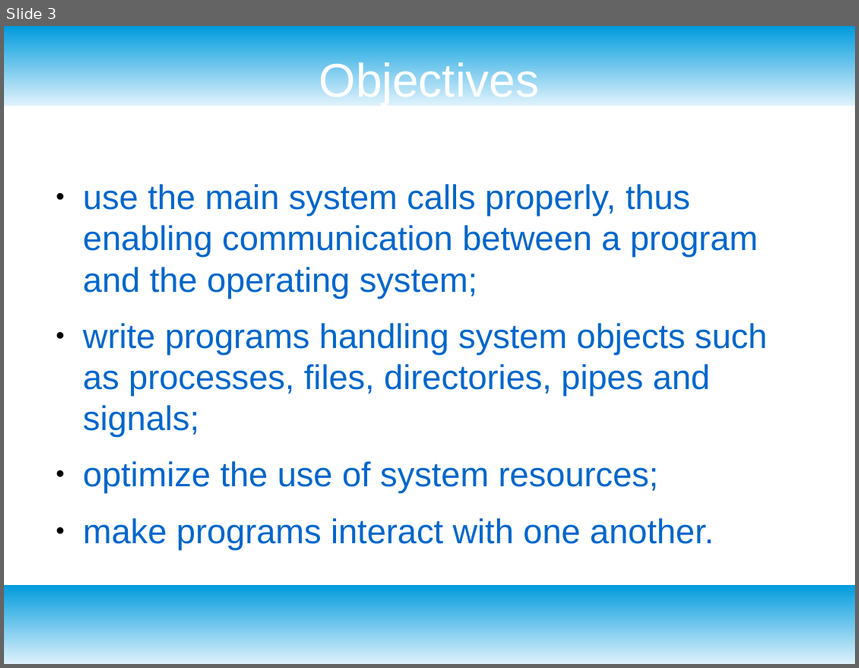
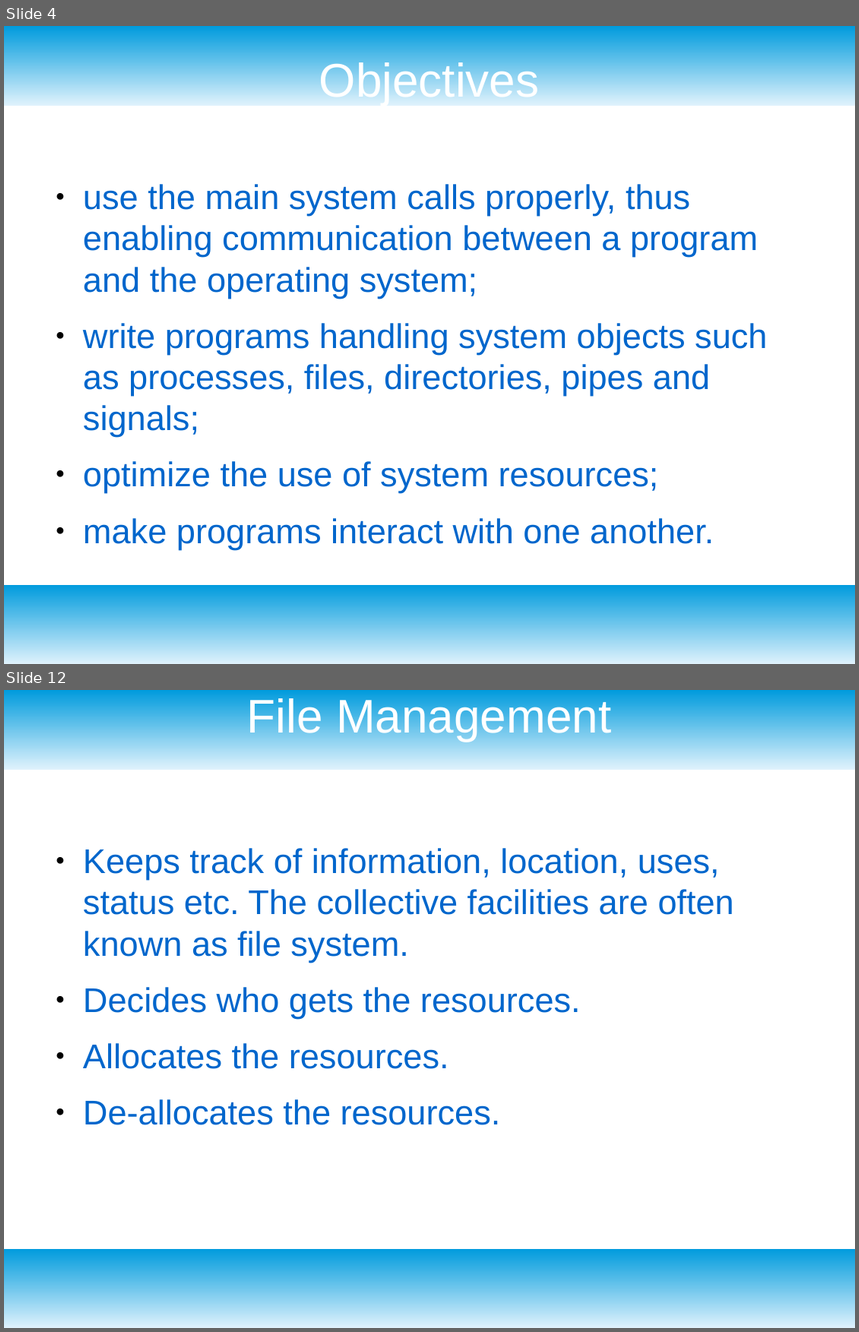
Before and after one commit to alievako/systemprogramming, a slide deck: lc1.odp. Shown one above the other, each under a label of ours: slide 3 before the commit, slides 4 and 12 after it; the slides between them are not shown. The pictures are 859x668 and 859x1332 pixels, drawn with LibreOffice and Linux fonts; fonts in the diff are those of the drawing. Boxes give left, top, right and bottom in pixels: in the first picture for what was removed or moved away, otherwise in the second. Text is boxed around its words. In the diff, an @@ line names an element or a change of style, - is before the commit and + after.

```diff
--- a/lc1.odp
+++ b/lc1.odp
@@ slide 12 added at box(4, 690, 855, 1328), background #FFFFFF; not listed: 2 template elements that a slide beside it also shows @@
@@ title added at box(247, 695, 611, 741), 44 pt, text #FFFFFF @@
+File Management
@@ text added at box(83, 848, 734, 1125), 32 pt, text #0066CC @@
+● Keeps track of information, location, uses, status etc. The collective facilities are often known as file system.
+● Decides who gets the resources.
+● Allocates the resources.
+● De-allocates the resources.
@@ what was slide 3 is now slide 4 @@
```
Also in this commit, not shown: 2 slides changed, 38 other slides added, 1 slide removed, 4 other files.
